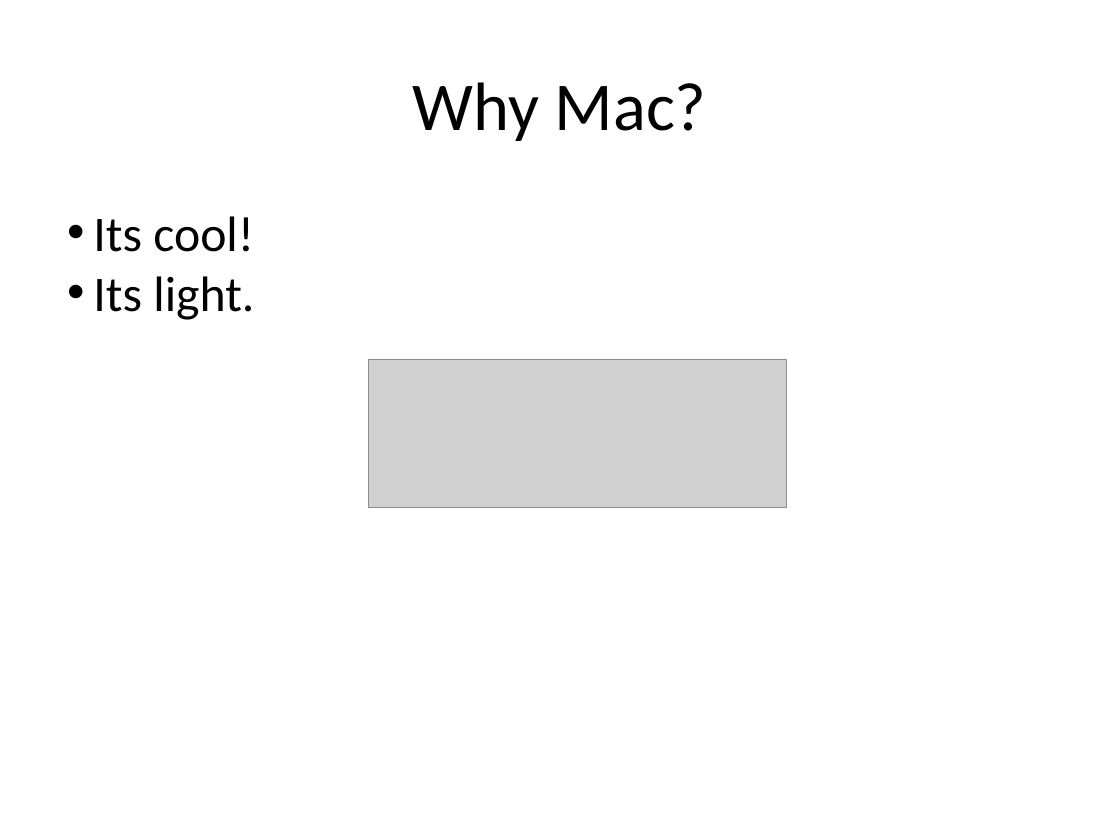
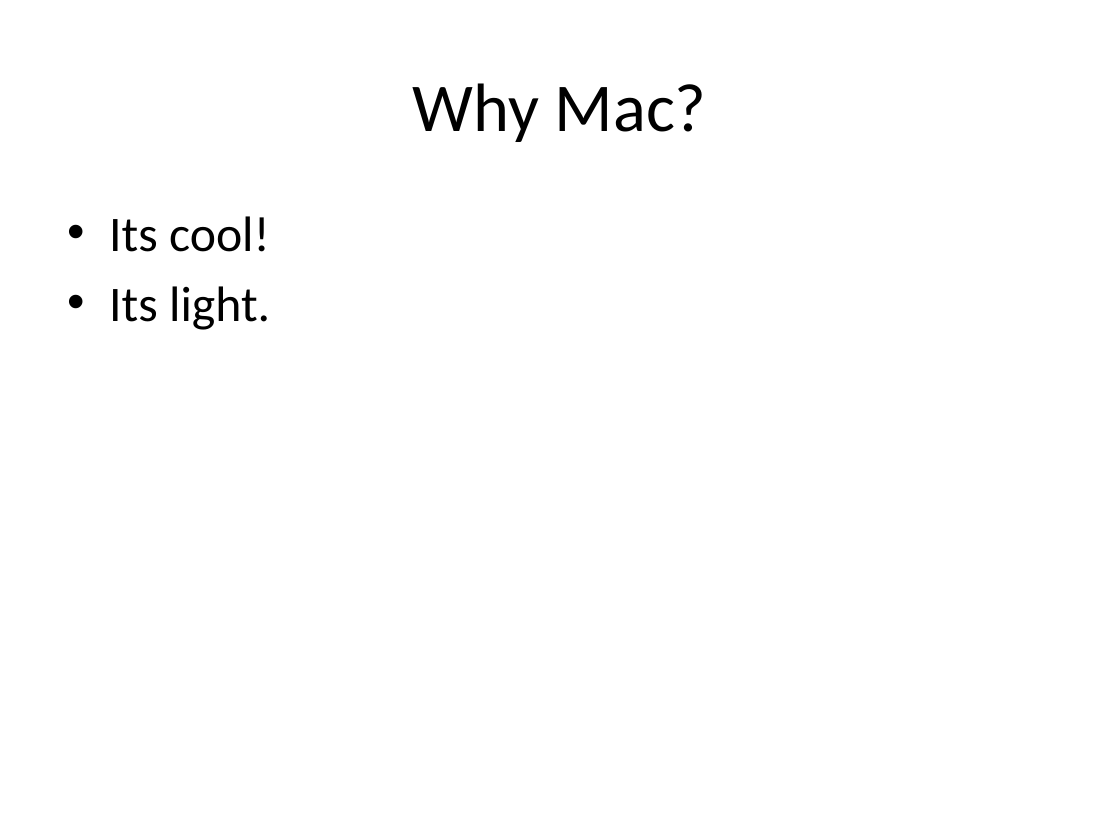
Before and after one commit to pythonicrubyist/powerpoint, a slide deck: slide 2 of sample.pptx. Drawn at 1120x840 pixels with LibreOffice and Linux fonts; fonts in the diff are those of the drawing; grey boxes stand for pictures. Boxes give left, top, right and bottom in pixels: in the first picture for what was removed or moved away, otherwise in the second. Text is boxed around its words. In the diff, an @@ line names an element or a change of style, - is before the commit and + after.

```diff
--- a/sample.pptx
+++ b/sample.pptx
@@ text "Its cool!" at <box>109,216,270,330</box>: indent changed; more space between paragraphs @@
@@ picture removed at <box>368,360,787,507</box> @@
```
Also in this commit, not shown: 2 other slides changed.
